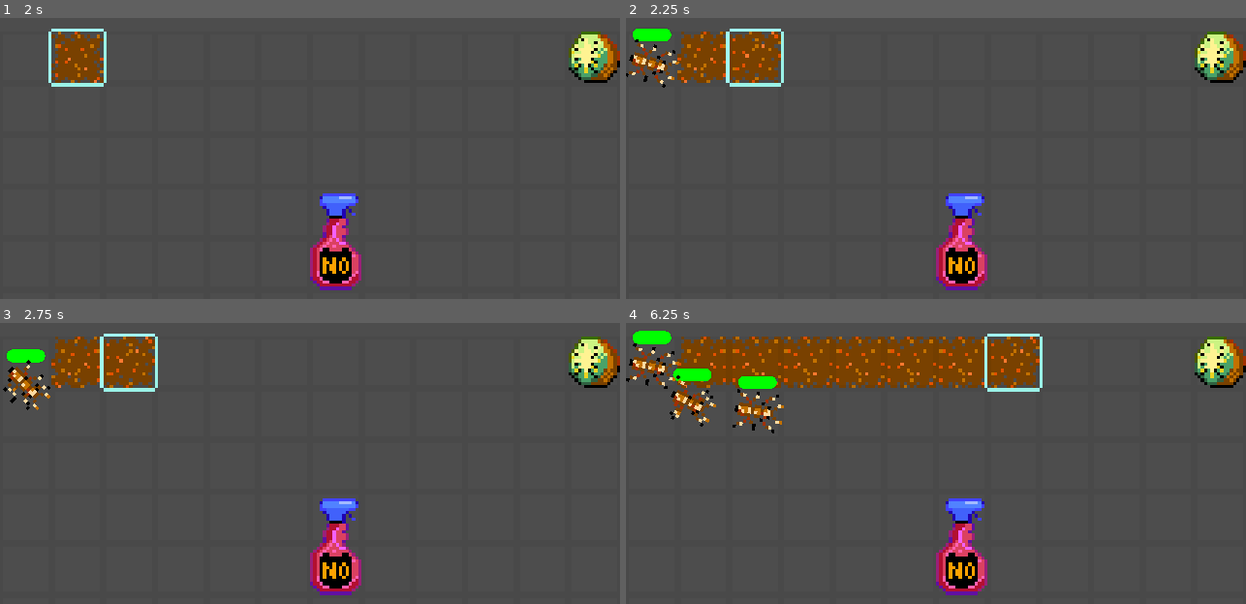
Above: before the commit, frames 1-4 (two rows, left to right).
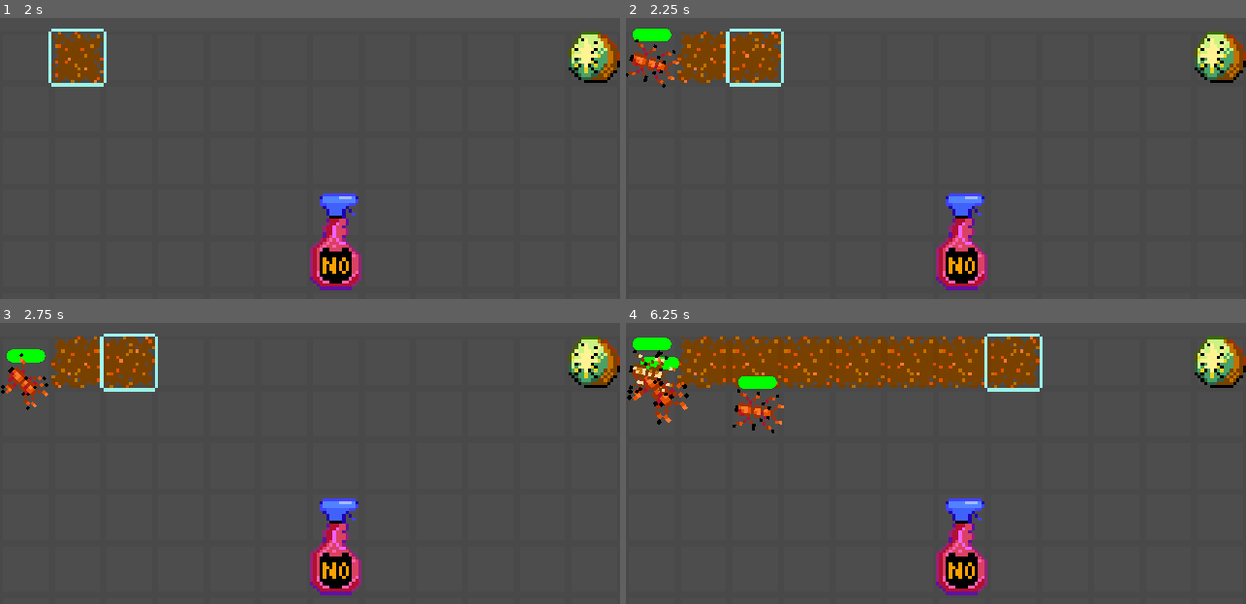
Above: after the commit, the same moments.

Repository: pmaitland/GGJ2026
Game: Godot game, scene res://scenes/main.tscn
The game is run twice, just before and just after one commit, with the same random seed, the same clock (stepped at 60 frames per second) and the same inputs.
Inputs (mouse positions are in pixels of both pictures, inside the frame that each line leads up to):
- Up to frame 1 (2 s): tap Enter at 0.5 s; move the mouse to (24, 57) at 0.52 s; click (24, 57) at 0.67 s; tap Space at 1.25 s; move the mouse to (74, 57) at 1.27 s; click (74, 57) at 1.42 s
- Up to frame 2 (2.25 s): tap Enter at 2 s; move the mouse to (756, 57) at 2.02 s; click (756, 57) at 2.17 s
- Up to frame 3 (2.75 s): no input
- Up to frame 4 (6.25 s): move the mouse to (805, 362) at 2.77 s; click (805, 362) at 2.92 s; move the mouse to (861, 362) at 3.52 s; click (861, 362) at 3.67 s; move the mouse to (911, 362) at 4.27 s; click (911, 362) at 4.42 s; move the mouse to (960, 362) at 5.02 s; click (960, 362) at 5.17 s; move the mouse to (1010, 362) at 5.77 s; click (1010, 362) at 5.92 s

Frame 1 is identical in both runs. In frame 2, 0.4% of the frame differs, in the area x 0-9%, y 8-24%; in frame 3, 0.5%; in frame 4, 2.5%, in the area x 0-26%, y 2-38%.

Commit message:
ant types (#28)

Diff:
--- a/mask/scenes/ants/ant.tscn
+++ b/mask/scenes/ants/ant.tscn
@@ -18,7 +18,7 @@
 y_sort_enabled = true
 rotation = 1.5707964
 sprite_frames = ExtResource("2_4guct")
-autoplay = "default"
+animation = &"bulky"
 
 [node name="CollisionShape2D" type="CollisionShape2D" parent="." unique_id=1769478541]
 y_sort_enabled = true
--- a/mask/scenes/ants/bulky_ant.tscn
+++ b/mask/scenes/ants/bulky_ant.tscn
@@ -9,6 +9,9 @@
 health = 300
 speed = 5
 
+[node name="AnimatedSprite2D" parent="Ant" index="0" unique_id=1203413574]
+scale = Vector2(1.3, 1.3)
+
 [node name="CollisionShape2D" parent="Ant" index="1" unique_id=1769478541]
 scale = Vector2(1.2, 1.2)
 
--- a/mask/scenes/ants/fast_ant.tscn
+++ b/mask/scenes/ants/fast_ant.tscn
@@ -8,4 +8,7 @@
 health = 50
 speed = 25
 
+[node name="AnimatedSprite2D" parent="Ant" index="0" unique_id=1203413574]
+animation = &"fast"
+
 [editable path="Ant"]
--- a/mask/scripts/ant.gd
+++ b/mask/scripts/ant.gd
@@ -19,6 +19,7 @@
 @export var stuck_timeout: float = 5.0
 
 func _ready() -> void:
+	animation.play()
 	current_health = health
 	health_bar.max_value = health
 	health_bar.value = current_health
--- a/mask/scripts/grid.gd
+++ b/mask/scripts/grid.gd
@@ -67,7 +67,7 @@
 
 func is_ants_remaining() -> bool:
 	for child in get_children():
-		if child is Ant:
+		if child is Ant or child.get_child(0) is Ant:
 			return true
 	return false
 
--- a/mask/scripts/level.gd
+++ b/mask/scripts/level.gd
@@ -64,7 +64,9 @@
 	{ # 1
 		"ants": AntHoard.new([
 			AntGroup.new(Level.AntType.None, 1),
-			AntGroup.new(Level.AntType.Basic, 5),
+			AntGroup.new(Level.AntType.Basic, 1),
+			AntGroup.new(Level.AntType.Bulky, 1),
+			AntGroup.new(Level.AntType.Fast, 1),
 		]),
 		"grid": Vector2i(12, 6),
 		"sprays": [
--- a/mask/sprites/basic_ant.tres
+++ b/mask/sprites/basic_ant.tres
@@ -1,25 +1,76 @@
 [gd_resource type="SpriteFrames" format=3 uid="uid://mgqermg6jmps"]
 
-[ext_resource type="Texture2D" uid="uid://b1gbp2o8mbqn2" path="res://sprites/gold-ant.png" id="1_ot3wn"]
+[ext_resource type="Texture2D" uid="uid://cb6y1f2ti3a66" path="res://sprites/basic_ant.png" id="1_ot3wn"]
+[ext_resource type="Texture2D" uid="uid://b1gbp2o8mbqn2" path="res://sprites/gold-ant.png" id="2_rxfdt"]
 
-[sub_resource type="AtlasTexture" id="AtlasTexture_rxfdt"]
+[sub_resource type="AtlasTexture" id="AtlasTexture_mh3ya"]
 atlas = ExtResource("1_ot3wn")
 region = Rect2(0, 0, 16, 16)
 
-[sub_resource type="AtlasTexture" id="AtlasTexture_mjf7t"]
+[sub_resource type="AtlasTexture" id="AtlasTexture_q27gg"]
 atlas = ExtResource("1_ot3wn")
 region = Rect2(16, 0, 16, 16)
 
-[sub_resource type="AtlasTexture" id="AtlasTexture_a4drq"]
+[sub_resource type="AtlasTexture" id="AtlasTexture_mwl07"]
 atlas = ExtResource("1_ot3wn")
 region = Rect2(32, 0, 16, 16)
 
+[sub_resource type="AtlasTexture" id="AtlasTexture_1o1xf"]
+atlas = ExtResource("1_ot3wn")
+region = Rect2(48, 0, 16, 16)
+
+[sub_resource type="AtlasTexture" id="AtlasTexture_rxfdt"]
+atlas = ExtResource("2_rxfdt")
+region = Rect2(0, 0, 16, 16)
+
+[sub_resource type="AtlasTexture" id="AtlasTexture_mjf7t"]
+atlas = ExtResource("2_rxfdt")
+region = Rect2(16, 0, 16, 16)
+
+[sub_resource type="AtlasTexture" id="AtlasTexture_a4drq"]
+atlas = ExtResource("2_rxfdt")
+region = Rect2(32, 0, 16, 16)
+
 [sub_resource type="AtlasTexture" id="AtlasTexture_5wayp"]
-atlas = ExtResource("1_ot3wn")
+atlas = ExtResource("2_rxfdt")
 region = Rect2(48, 0, 16, 16)
 
 [resource]
 animations = [{
+"frames": [{
+"duration": 1.0,
+"texture": SubResource("AtlasTexture_mh3ya")
+}, {
+"duration": 1.0,
+"texture": SubResource("AtlasTexture_q27gg")
+}, {
+"duration": 1.0,
+"texture": SubResource("AtlasTexture_mwl07")
+}, {
+"duration": 1.0,
+"texture": SubResource("AtlasTexture_1o1xf")
+}],
+"loop": true,
+"name": &"basic",
+"speed": 5.0
+}, {
+"frames": [{
+"duration": 1.0,
+"texture": SubResource("AtlasTexture_mh3ya")
+}, {
+"duration": 1.0,
+"texture": SubResource("AtlasTexture_q27gg")
+}, {
+"duration": 1.0,
+"texture": SubResource("AtlasTexture_mwl07")
+}, {
+"duration": 1.0,
+"texture": SubResource("AtlasTexture_1o1xf")
+}],
+"loop": true,
+"name": &"bulky",
+"speed": 3.0
+}, {
 "frames": [{
 "duration": 1.0,
 "texture": SubResource("AtlasTexture_rxfdt")
@@ -34,6 +85,6 @@
 "texture": SubResource("AtlasTexture_5wayp")
 }],
 "loop": true,
-"name": &"default",
-"speed": 5.0
+"name": &"fast",
+"speed": 10.0
 }]
